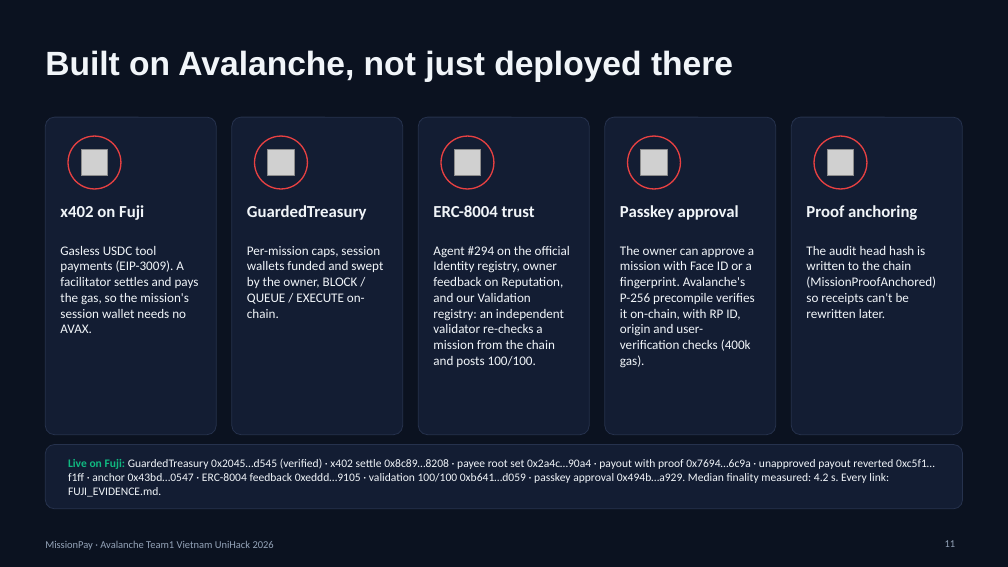
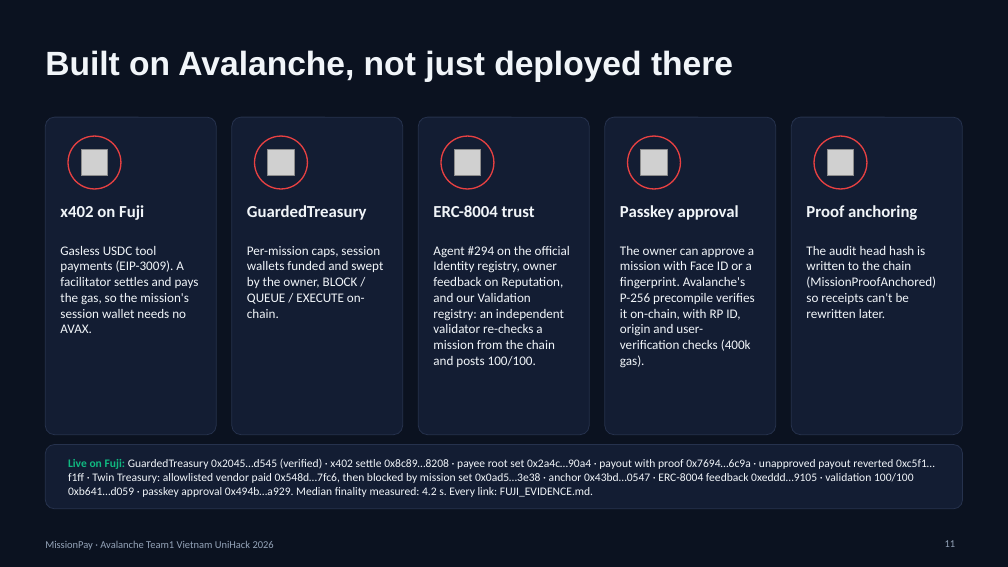
Before and after one commit to lenamkhanhh/UniHack, a slide deck: slide 11 of artifacts/submission-s1/MissionPay-pitch-deck-v2.pptx. Drawn at 1008x567 pixels with LibreOffice and Linux fonts; fonts in the diff are those of the drawing; grey boxes stand for pictures. Boxes give left, top, right and bottom in pixels: in the first picture for what was removed or moved away, otherwise in the second. Text is boxed around its words. In the diff, an @@ line names an element or a change of style, - is before the commit and + after.

```diff
--- a/artifacts/submission-s1/MissionPay-pitch-deck-v2.pptx
+++ b/artifacts/submission-s1/MissionPay-pitch-deck-v2.pptx
@@ text at (68, 459, 935, 497): text changed @@
-Live on Fuji: GuardedTreasury 0x2045…d545 (verified) · x402 settle 0x8c89…8208 · payee root set 0x2a4c…90a4 · payout with proof 0x7694…6c9a · unapproved payout reverted 0xc5f1…f1ff · anchor 0x43bd…0547 · ERC-8004 feedback 0xeddd…9105 · validation 100/100 0xb641…d059 · passkey approval 0x494b…a929. Median finality measured: 4.2 s. Every link: FUJI_EVIDENCE.md.
+Live on Fuji: GuardedTreasury 0x2045…d545 (verified) · x402 settle 0x8c89…8208 · payee root set 0x2a4c…90a4 · payout with proof 0x7694…6c9a · unapproved payout reverted 0xc5f1…f1ff · Twin Treasury: allowlisted vendor paid 0x548d…7fc6, then blocked by mission set 0x0ad5…3e38 · anchor 0x43bd…0547 · ERC-8004 feedback 0xeddd…9105 · validation 100/100 0xb641…d059 · passkey approval 0x494b…a929. Median finality measured: 4.2 s. Every link: FUJI_EVIDENCE.md.
```
Also in this commit, not shown: 1 other slide changed, 4 other files.
